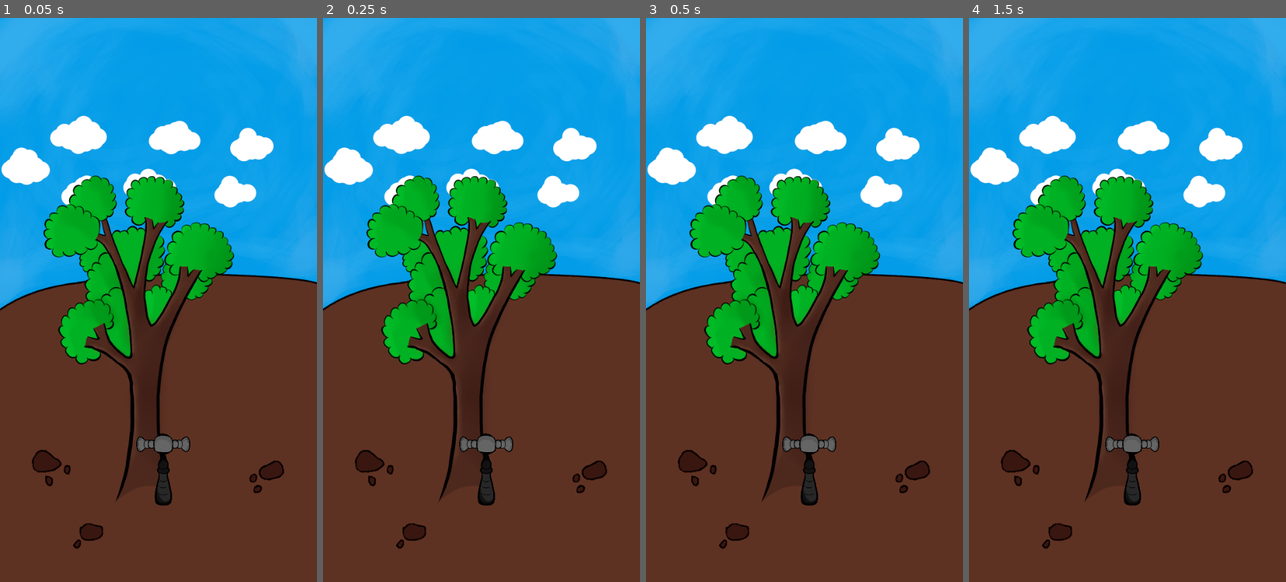
Above: before the commit, frames 1-4 (left to right).
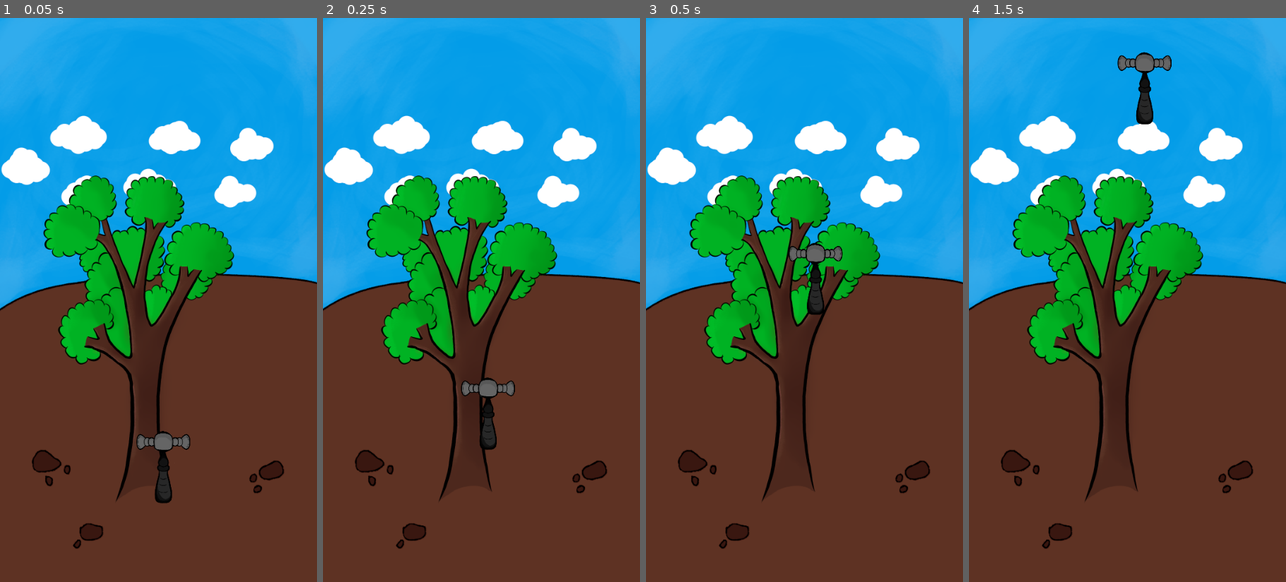
Above: after the commit, the same moments.

Repository: KajuKaVyapari/whack-a-monkey
Game: Godot game, scene res://scenes/world.tscn
Two runs of this game, one before a commit and one after it. Both use one fixed random seed, a clock stepped at 60 frames per second and the inputs below.
Inputs:
- Up to frame 1 (0.05 s): no input
- Up to frame 2 (0.25 s): no input
- Up to frame 3 (0.5 s): no input
- Up to frame 4 (1.5 s): tap Enter at 1.25 s

The runs differ from the first frame. In frame 1, 0.3% of the frame differs, in the area x 42-61%, y 73-87%; in frame 2, 1.3%; in frame 3, 1.5%; in frame 4, 1.5%, in the area x 42-64%, y 6-87%.

Commit message:
added basic tween, WIP

Diff:
--- a/scenes/world.tscn
+++ b/scenes/world.tscn
@@ -1,11 +1,13 @@
-[gd_scene load_steps=4 format=2]
+[gd_scene load_steps=5 format=2]
 
 [ext_resource path="res://assets/hammer.png" type="Texture" id=1]
 [ext_resource path="res://assets/tree_solo_final.png" type="Texture" id=2]
 [ext_resource path="res://assets/bg_solo_final.png" type="Texture" id=3]
+[ext_resource path="res://scripts/world.gd" type="Script" id=4]
 
 [node name="world" type="Node2D"]
 scale = Vector2( 0.5, 0.5 )
+script = ExtResource( 4 )
 
 [node name="background" type="TextureRect" parent="."]
 texture = ExtResource( 3 )
@@ -23,3 +25,5 @@
 position = Vector2( 557.751, 1537.61 )
 scale = Vector2( 0.5, 0.5 )
 texture = ExtResource( 1 )
+
+[node name="tween" type="Tween" parent="hammer"]
--- /dev/null
+++ b/scripts/world.gd
@@ -0,0 +1,18 @@
+extends Node2D
+
+onready var monkeys = $monkeys
+onready var hammer = $hammer
+onready var hammer_tween = $hammer/tween
+
+
+var possible_spawns = [
+	Vector2(300, 120),
+	Vector2(100, 250)
+]
+
+
+func _ready():
+
+	randomize()
+	hammer_tween.interpolate_property(hammer, "global_position",  hammer.global_position, possible_spawns[randi() % 2], 1, hammer_tween.TRANS_SINE, hammer_tween.EASE_IN_OUT)
+	hammer_tween.start()
